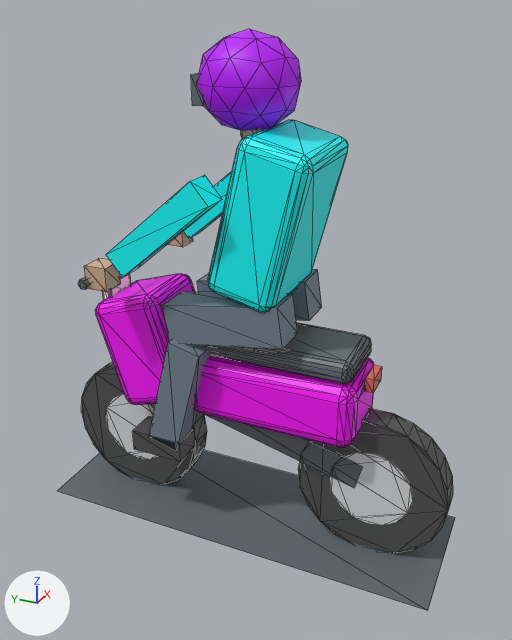
The glTF model assets/models/motor.glb as it was, and as the next commit left it.
Both versions are drawn from a camera (50 mm lens) standing at (-2.05, -0.94, 1.84) and looking at (-0.01, -0.03, 0.82). The axes (+X, +Y, +Z) are drawn at lower left. The lights are the same throughout. The first picture is the older version. Mesh edges are drawn as thin lines. Vertices at exactly the same position are counted once.

Objects in the first picture: 'main'.
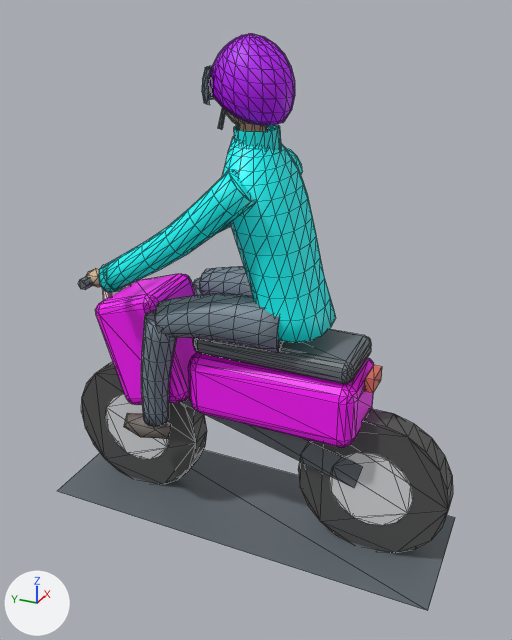
Commit message: Orang dan pengendara motor detail dari Blender

Where the change shows, as pixel boxes [x1, y1, x2, y2] in the pictures (512 x 640 px; the box of a moved part takes in the faces that stretch with it):
'main', reshaped: before [58, 29, 455, 611]; after [58, 34, 455, 611]
part 1 of me_main, added: after [124, 413, 172, 439]
part 2 of me_main, added: after [86, 269, 101, 287]
part 3 of me_main, moved or reshaped (not visible afterwards): before [191, 73, 205, 106]
part 4 of me_main, moved or reshaped (not visible afterwards): before [84, 258, 121, 292]
part 5 of me_main, moved or reshaped: before [149, 339, 210, 450]; after [218, 108, 226, 130]
part 6 of me_main, rebuilt (18% narrower, 8% taller): before [208, 120, 348, 312]; after [222, 136, 336, 343]
part 7 of me_main, rebuilt (mostly hidden): before [241, 129, 261, 139]; after [238, 122, 267, 131]
part 8 of me_main, rebuilt: before [197, 270, 322, 321]; after [199, 267, 253, 296]
part 9 of me_main, rebuilt: before [162, 292, 298, 350]; after [154, 293, 283, 353]
part 10 of me_main, rebuilt (mostly hidden afterwards): before [184, 171, 232, 239]; after [216, 148, 303, 234]
part 11 of me_main, deleted: before [133, 416, 195, 462]
part 12 of me_main, reshaped: before [106, 29, 301, 277]; after [98, 34, 295, 426]

What changed in the scene script:
```text
Change me_main:
    used by ob_main; location = (0.0, 0.0, 0.0)
    remove me_main.from_pydata(...)  # 830 vertices, 1550 faces; spans x -0.31..0.31, y -0.75..0.75, z 0.0..1.75
    add me_main.from_pydata(...)  # 1984 vertices, 3692 faces; spans x -0.31..0.31, y -0.75..0.75, z 0.0..1.74
    me_main part 1: a new loose piece, an icosphere of 20 faces spanning x -0.223..-0.127, y 0.243..0.437, z 0.342..0.438, in mat_defaultmaterial
    me_main part 2: a new loose piece, an icosphere of 20 faces spanning x -0.28..-0.22, y 0.407..0.483, z 0.951..1.019, in mat_defaultmaterial
    me_main part 3: the loose piece of 8 vertices spanning x -0.09..0.09, y 0.11..0.15, z 1.54..1.62 is scaled about its middle by (0.0667, 0.148, 1.03), then moved by (0.0, -0.07, -0.3)
    me_main part 4: the loose piece of 8 vertices spanning x -0.29..-0.21, y 0.38..0.46, z 0.96..1.04 is scaled about its middle by (0.15, 0.0746, 0.92), then moved by (0.25, -0.36, 0.37)
    me_main part 5: the loose piece of 8 vertices spanning x -0.22..-0.1, y 0.09..0.31, z 0.34..0.78 is scaled about its middle by (0.0545, 0.151, 0.214), then moved by (0.08, -0.15, 0.95)
    me_main part 6: the loose piece of 96 vertices spanning x -0.2..0.2, y -0.27..0.07, z 0.93..1.47 is rebuilt with 208 vertices and now spans x -0.18..0.18, y -0.29..0.06, z 0.84..1.44
    me_main part 7: the loose piece of 12 vertices spanning x -0.04..0.04, y -0.07..0.03, z 1.44..1.52 is rebuilt with 20 vertices and now spans x -0.05..0.05, y -0.06..0.04, z 1.4..1.5
    me_main part 8: the loose piece of 8 vertices spanning x 0.05..0.19, y -0.2..0.24, z 0.76..0.96 is rebuilt with 84 vertices and now spans x 0.01..0.23, y -0.18..0.26, z 0.77..0.95
    me_main part 9: the loose piece of 8 vertices spanning x -0.19..-0.05, y -0.2..0.24, z 0.76..0.96 is rebuilt with 84 vertices and now spans x -0.23..-0.01, y -0.18..0.26, z 0.77..0.95
    me_main part 10: the loose piece of 8 vertices spanning x 0.17..0.26, y 0.01..0.39, z 1.01..1.35 is rebuilt with 84 vertices and now spans x 0.12..0.3, y -0.1..0.4, z 0.96..1.38
    me_main part 11: the loose piece of 8 vertices spanning x -0.22..-0.1, y 0.18..0.38, z 0.3..0.38 is deleted
    me_main part 12: 1 vertex moved from x 0.06, y -0.05, z 1.47 to x -0.25, y -0.02, z 1.29; 57 vertices removed from x -0.26..0.29, y -0.16..0.46, z 0.96..1.75; 795 vertices added at x -0.3..0.3, y -0.14..0.42, z 0.43..1.74
    other edits to the shape of me_main do not show in these pictures
```
